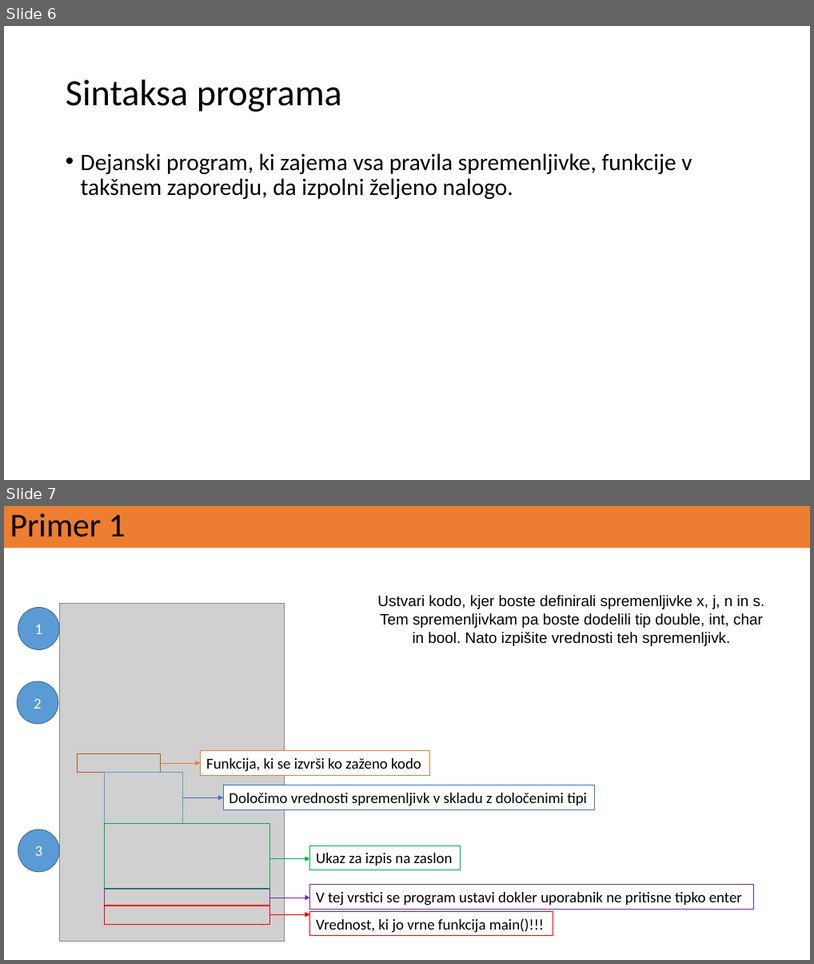
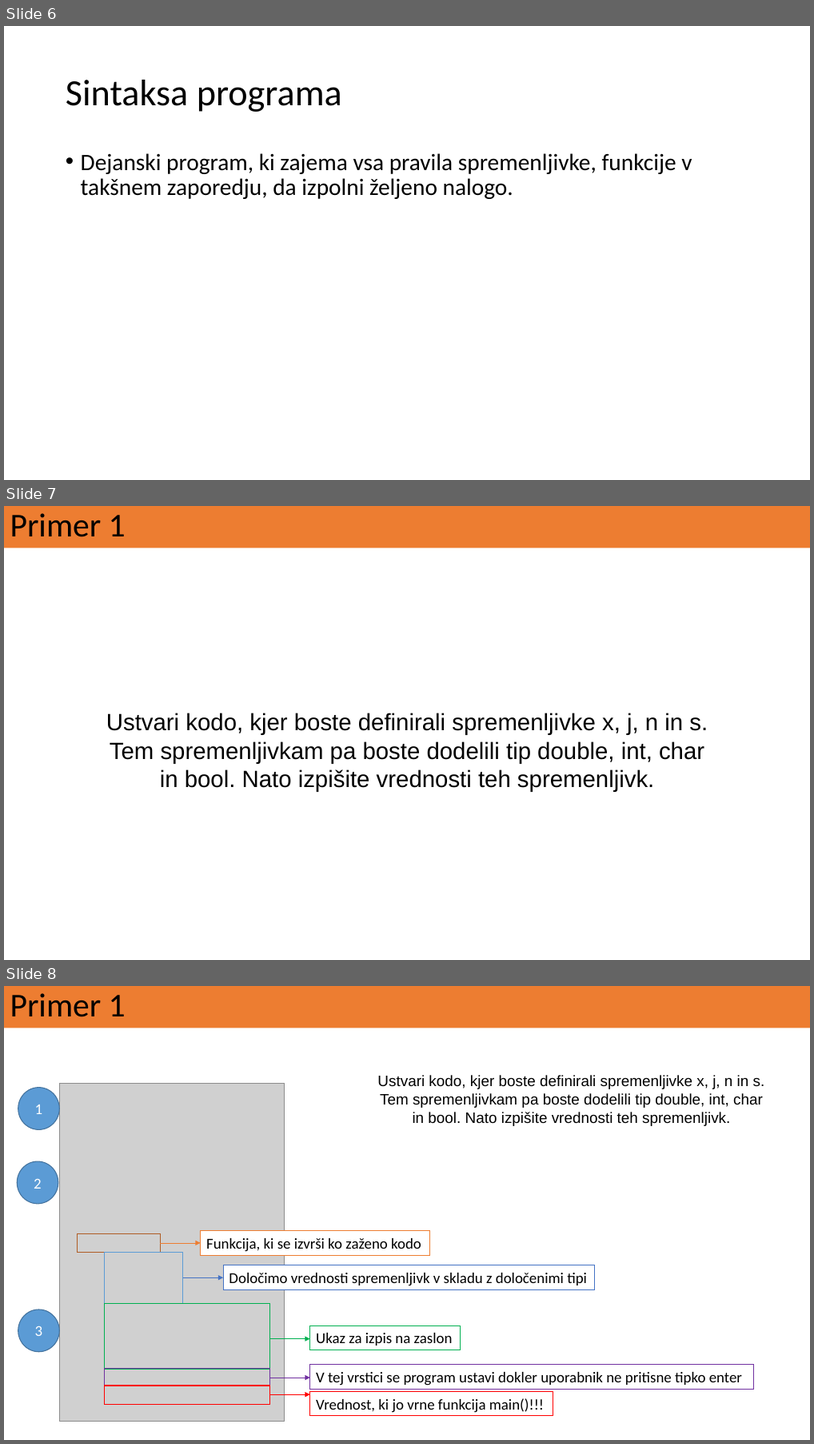
Before and after one commit to ReneMarkovic/Numericne_metode_v_fiziki, a slide deck: 00_Numericne_metode_osnove/VAJE_01.pptx. Shown one above the other, each under a label of ours: slides 6 and 7 before the commit, slides 6, 7 and 8 after it. The pictures are 814x964 and 814x1444 pixels, drawn with LibreOffice and Linux fonts; fonts in the diff are those of the drawing; grey boxes stand for pictures. Boxes give left, top, right and bottom in pixels: in the first picture for what was removed or moved away, otherwise in the second. Text is boxed around its words. In the diff, an @@ line names an element or a change of style, - is before the commit and + after.

```diff
--- a/00_Numericne_metode_osnove/VAJE_01.pptx
+++ b/00_Numericne_metode_osnove/VAJE_01.pptx
@@ slide 7 added at (4,506,810,960), background #FFFFFF @@
@@ title added at (4,506,810,548), fill #ED7D31, 39.6 pt, text #000000 @@
+Primer 1
@@ text added at (106,712,708,792), 28 pt, text #000000 @@
+Ustvari kodo, kjer boste definirali spremenljivke x, j, n in s. Tem spremenljivkam pa boste dodelili tip double, int, char in bool. Nato izpišite vrednosti teh spremenljivk.
@@ what was slide 7 is now slide 8 @@
```
Also in this commit, not shown: 1 slide changed, 4 other slides added.
